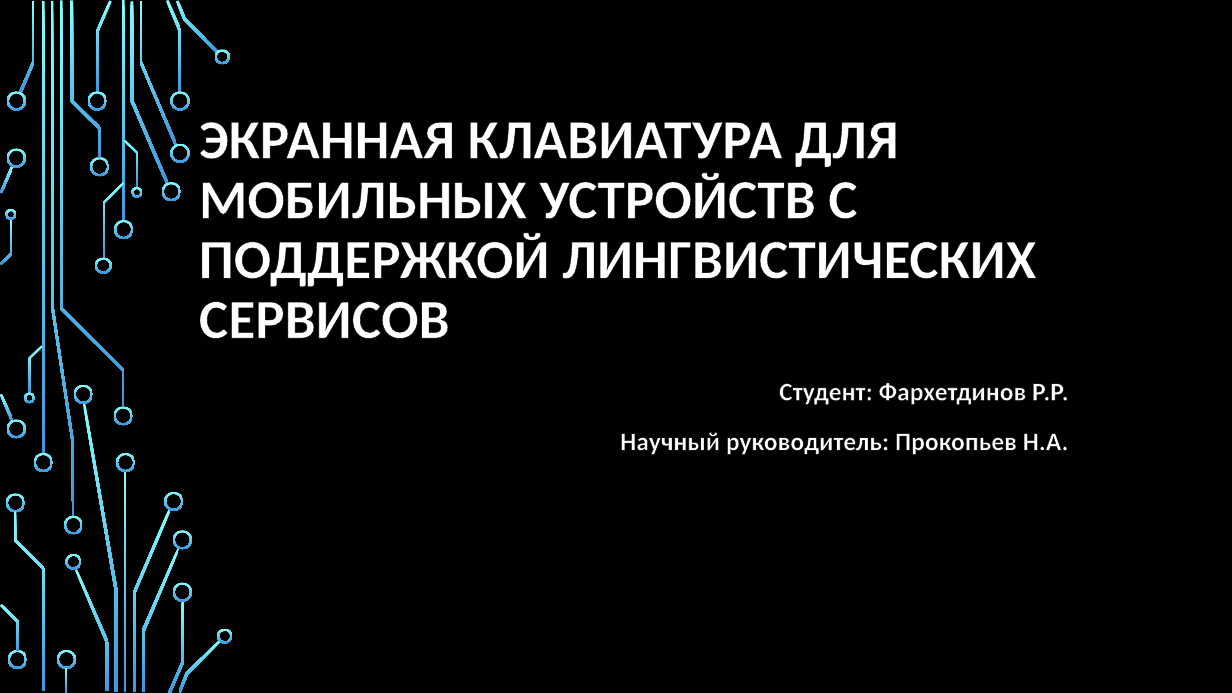
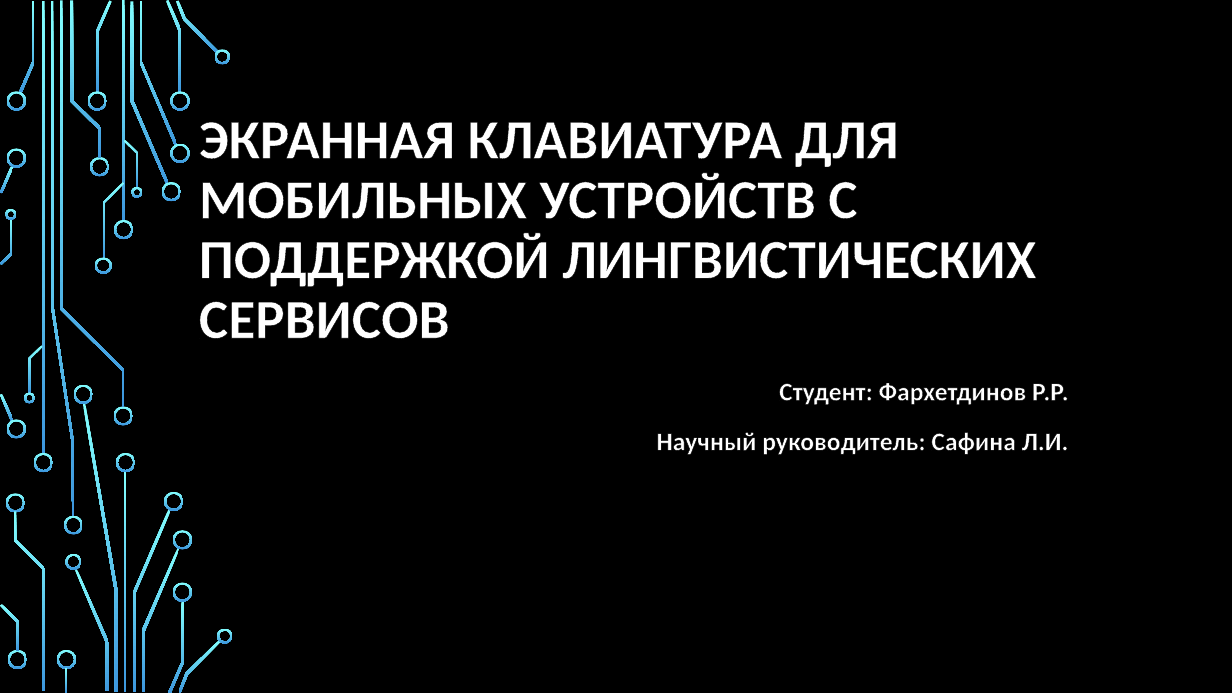
Before and after one commit to Ruslan-Far/docs-graduate-work, a slide deck: slide 1 of Фархетдинов - Презентация по ВКР.pptx. Drawn at 1232x693 pixels with LibreOffice and Linux fonts; fonts in the diff are those of the drawing; background and template pictures are left out. Boxes give left, top, right and bottom in pixels: in the first picture for what was removed or moved away, otherwise in the second. Text is boxed around its words. In the diff, an @@ line names an element or a change of style, - is before the commit and + after.

```diff
--- a/Фархетдинов - Презентация по ВКР.pptx
+++ b/Фархетдинов - Презентация по ВКР.pptx
@@ subtitle at (657, 432, 1069, 455): text changed @@
-Научный руководитель: Прокопьев Н.А.
+Научный руководитель: Сафина Л.И.
```
Also in this commit, not shown: 5 other slides changed, 3 slides removed, 3 other files.
